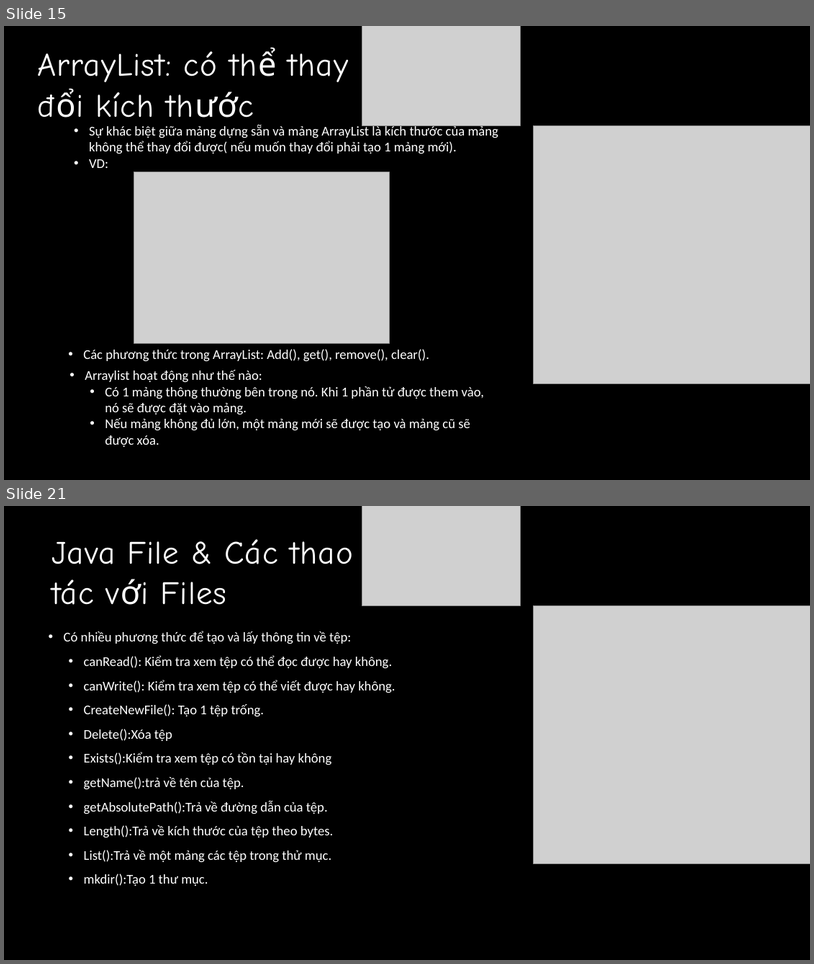
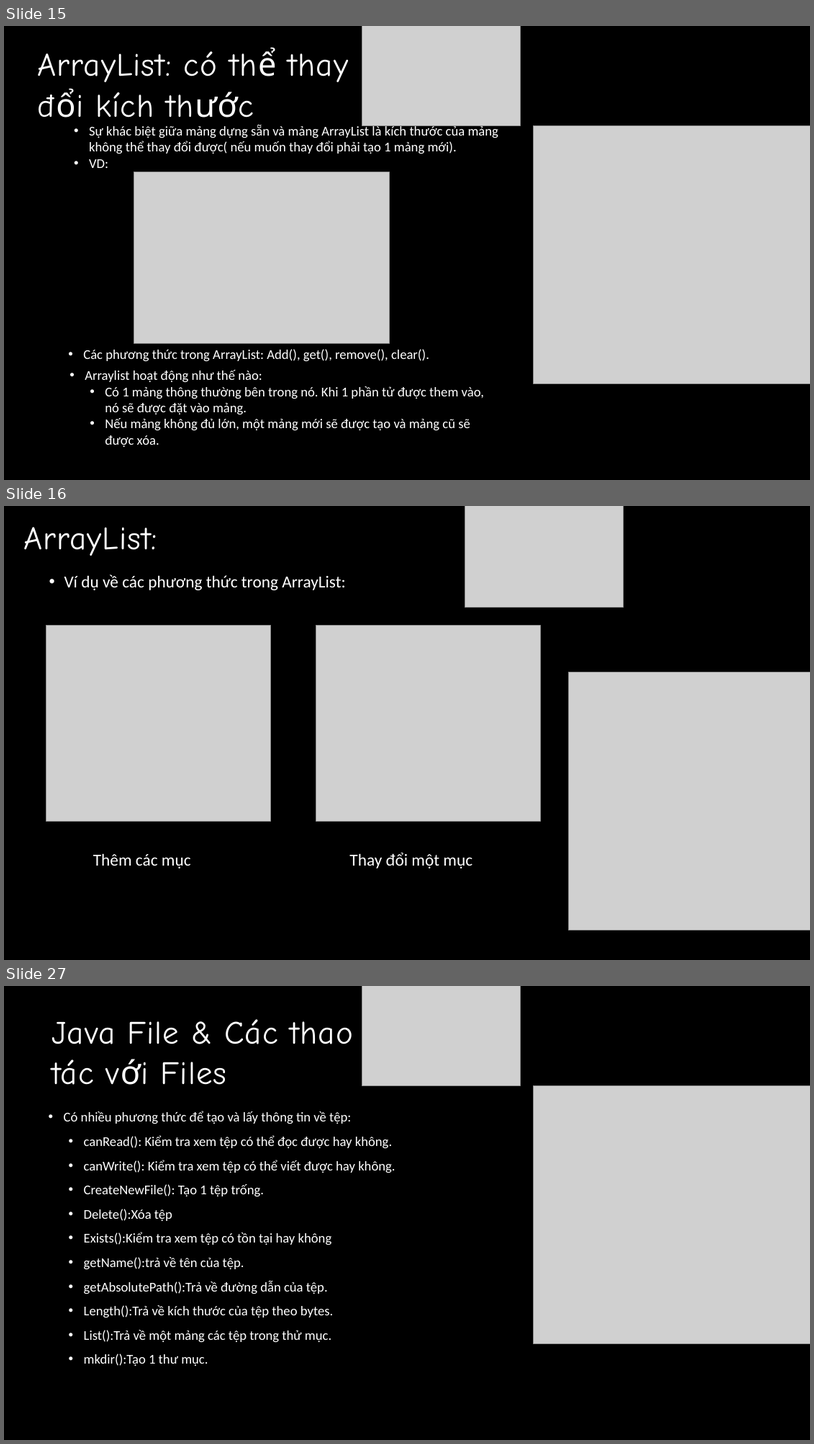
Before and after one commit to QuyetTien1308/intern-nvqtien, a slide deck: baocaotuan1.pptx. Shown one above the other, each under a label of ours: slides 15 and 21 before the commit, slides 15, 16 and 27 after it; the slides between them are not shown. The pictures are 814x964 and 814x1444 pixels, drawn with LibreOffice and Linux fonts; fonts in the diff are those of the drawing; grey boxes stand for pictures. Boxes give left, top, right and bottom in pixels: in the first picture for what was removed or moved away, otherwise in the second. Text is boxed around its words. In the diff, an @@ line names an element or a change of style, - is before the commit and + after.

```diff
--- a/baocaotuan1.pptx
+++ b/baocaotuan1.pptx
@@ slide 16 added at box(4, 506, 810, 960), background #000000 @@
@@ text added at box(23, 527, 157, 556), 58 pt, text #FFFFFF @@
+ArrayList:
@@ picture added at box(466, 506, 623, 608) @@
@@ text added at box(64, 574, 346, 590), 30 pt, text #FFFFFF @@
+• Ví dụ về các phương thức trong ArrayList:
@@ picture added at box(46, 625, 271, 821) @@
@@ picture added at box(316, 625, 540, 821) @@
@@ picture added at box(568, 672, 810, 930) @@
@@ text added at box(93, 853, 191, 868), 30 pt, text #FFFFFF @@
+Thêm các mục
@@ text added at box(350, 852, 473, 868), 30 pt, text #FFFFFF @@
+Thay đổi một mục
@@ what was slide 21 is now slide 27 @@
```
Also in this commit, not shown: 6 slides changed, 9 other slides added.
